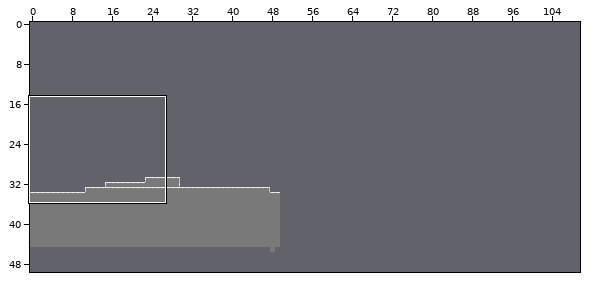
Two versions of a level (Tiled map, GBJam5/assets/maps/level1.tmx). Above, an overview of the earlier version with the close-up marked.
Close-up. Earlier state:
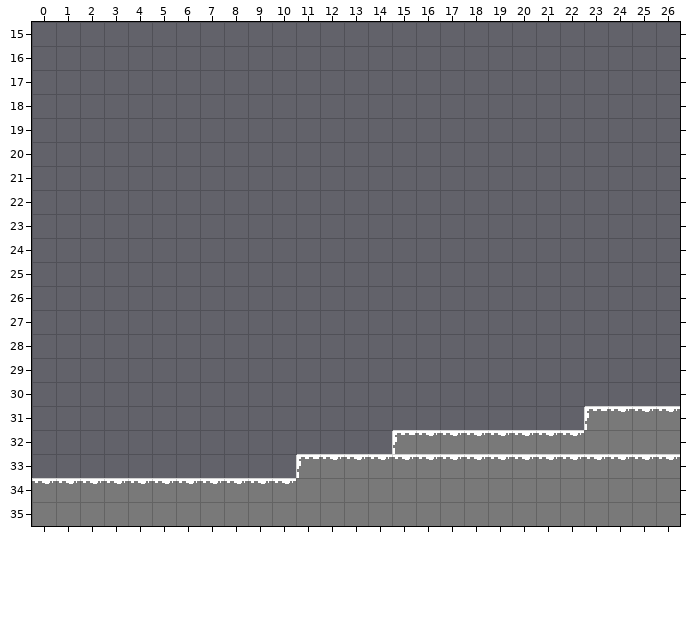
Cells are 16x16 px. Shown: x 0..26, y 15..35. The commit also changed other parts of the map, which this record leaves out. The old version is drawn lined up with the new one.
The same view after the edit:
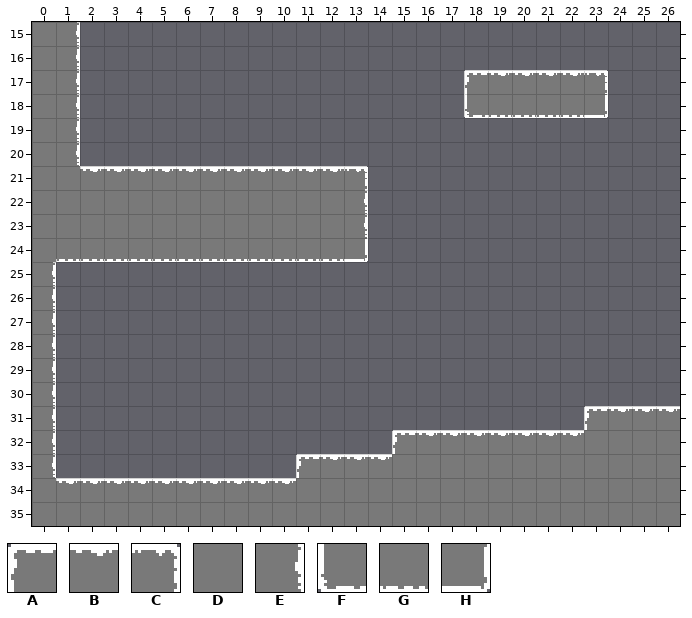
Key: from "tile": A 0, B 1, C 2, D 4, E 5, F 6, G 7, H 8.
_ is an empty cell.
Tiles replaced or removed in this view: B.
The edit:
Changed rows in their new state; . is an unchanged cell.
map size 50x50 -> 150x50 cells
Layer "Camada de Tiles 1":
first column x 0:
15 DE.........................
16 DE.........................
17 DE................ABBBBC...
18 DE................FGGGGH...
19 DE.........................
20 DE.........................
21 DDBBBBBBBBBBBC.............
22 DDDDDDDDDDDDDE.............
23 DDDDDDDDDDDDDE.............
24 DGGGGGGGGGGGGH.............
25 E..........................
26 E..........................
27 E..........................
28 E..........................
29 E..........................
30 E..........................
31 E..........................
32 E..........................
33 E..............DDDDDDDDDDDD
34 D..........................
